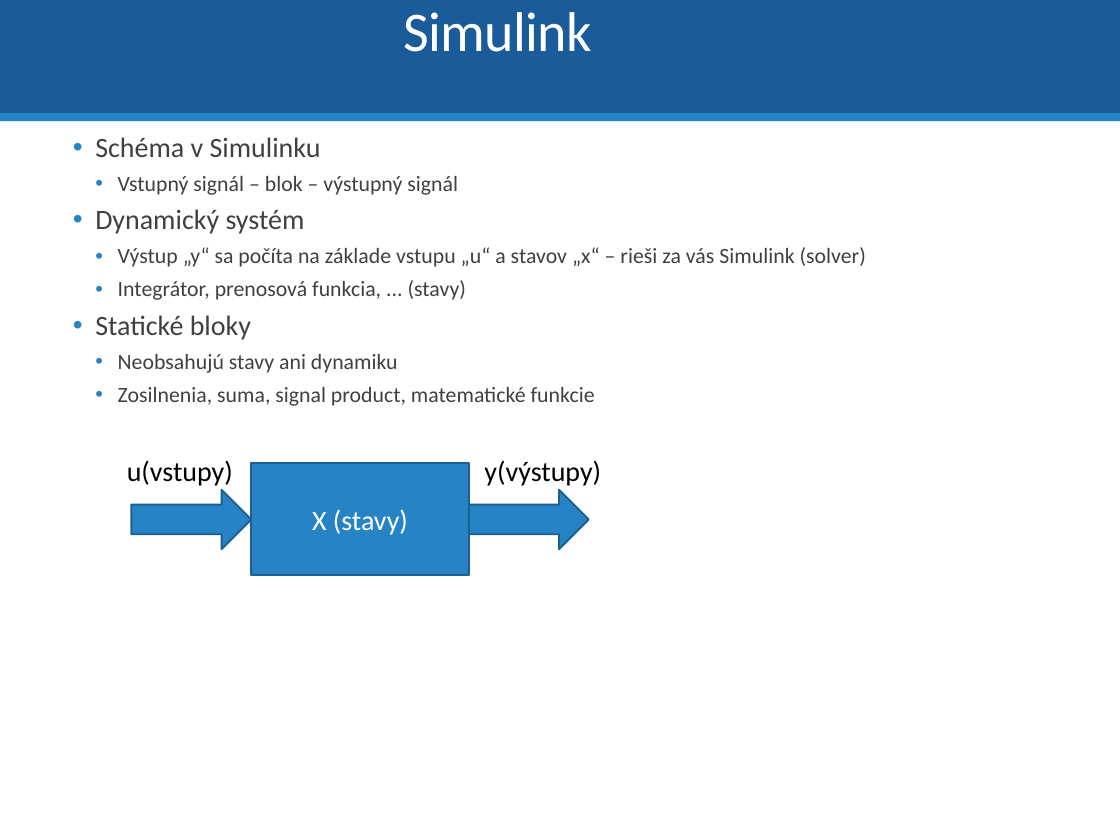
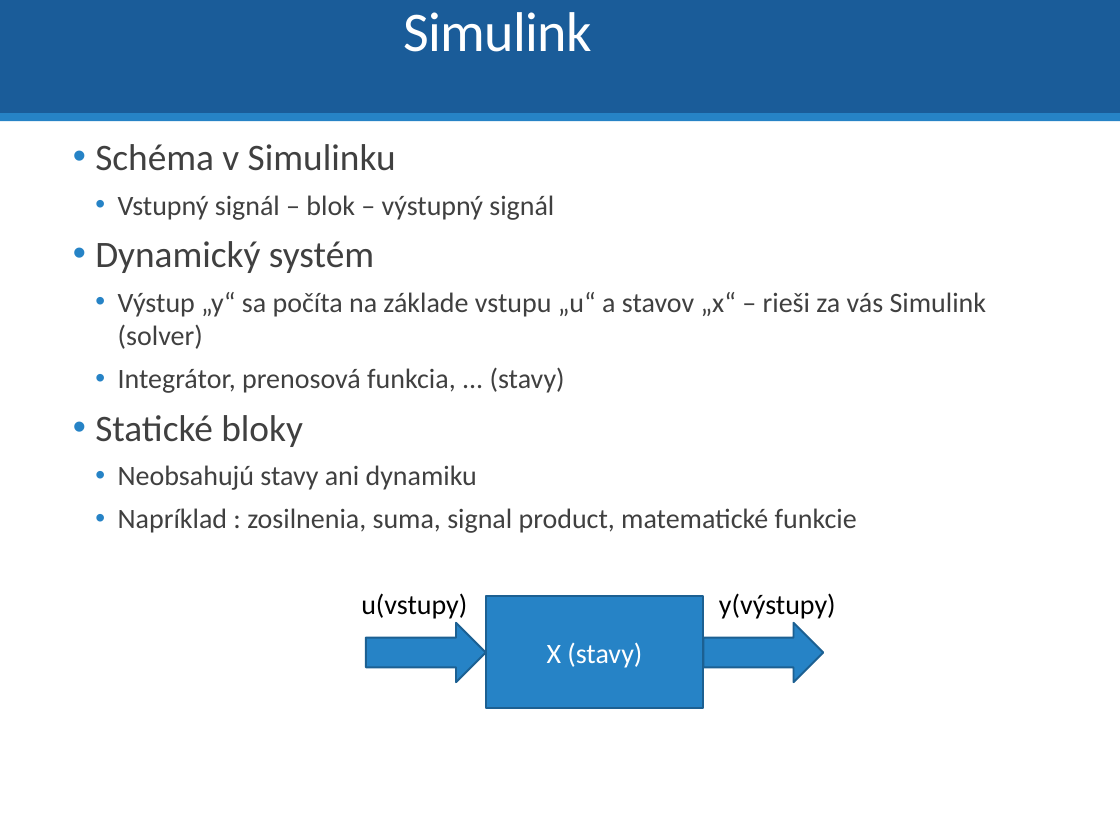
Before and after one commit to dodekm/TeamProjektKybernetika, a slide deck: slide 34 of Nove prednasky/P0_Opakovanie_Matlab_Simulink.pptx (slide 31 before the commit). Drawn at 1120x840 pixels with LibreOffice and Linux fonts; fonts in the diff are those of the drawing. Boxes give left, top, right and bottom in pixels: in the first picture for what was removed or moved away, otherwise in the second. Text is boxed around its words. In the diff, an @@ line names an element or a change of style, - is before the commit and + after.

```diff
--- a/Nove prednasky/P0_Opakovanie_Matlab_Simulink.pptx
+++ b/Nove prednasky/P0_Opakovanie_Matlab_Simulink.pptx
@@ text at <box>95,144,986,490</box>: size 18 to 24 pt in "Schéma v Simulinku", "Dynamický systém", "Statické bloky"; size 14 to 18 pt in "Vstupný signál – blok – výstupný signál", "Výstup „y“ sa počíta na základe vstupu ...", "Integrátor, prenosová funkcia, ... (stavy)", "Neobsahujú stavy ani dynamiku"; line spacing 0.9 to 1 @@
@@ text at <box>118,508,857,533</box>: text changed; size 14 to 18 pt @@
-    • Zosilnenia, suma, signal product, matematické funkcie
+    • Napríklad : zosilnenia, suma, signal product, matematické funkcie
@@ 2 texts, 2 right arrows, 1 rectangle: place and size @@
-2 texts, 2 right arrows, 1 rectangle at <box>127,460,601,576</box>
+2 texts, 2 right arrows, 1 rectangle at <box>361,593,836,709</box>
```
Also in this commit, not shown: 28 other slides changed, 8 slides added, 4 slides removed, 1 other file.
